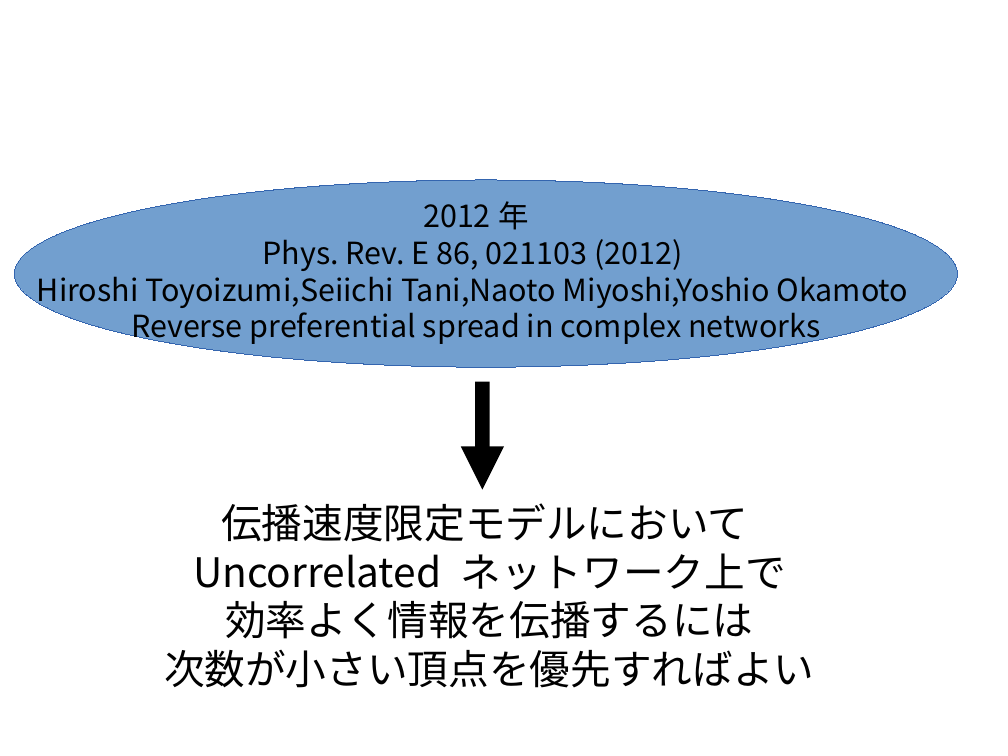
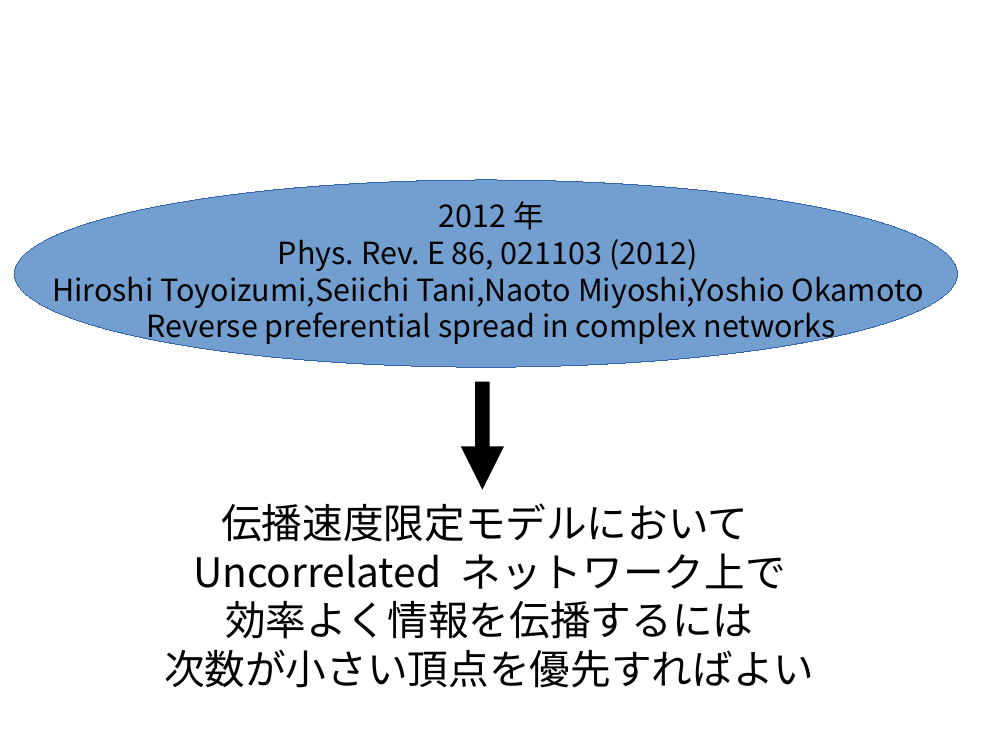
Before and after one commit to awesomest/NetWork_g-2015, a slide deck: slide 6 of 中間発表.odp. Drawn at 1008x756 pixels with LibreOffice and Linux fonts; fonts in the diff are those of the drawing; background and template pictures are left out. Boxes give left, top, right and bottom in pixels: in the first picture for what was removed or moved away, otherwise in the second. Text is boxed around its words. In the diff, an @@ line names an element or a change of style, - is before the commit and + after.

```diff
--- a/中間発表.odp
+++ b/中間発表.odp
@@ text "2012年" moved from (x1=37, y1=239, x2=909, y2=345) to (x1=52, y1=239, x2=924, y2=345) @@
```
Also in this commit, not shown: 5 other slides changed, 4 slides added, 1 slide removed.
